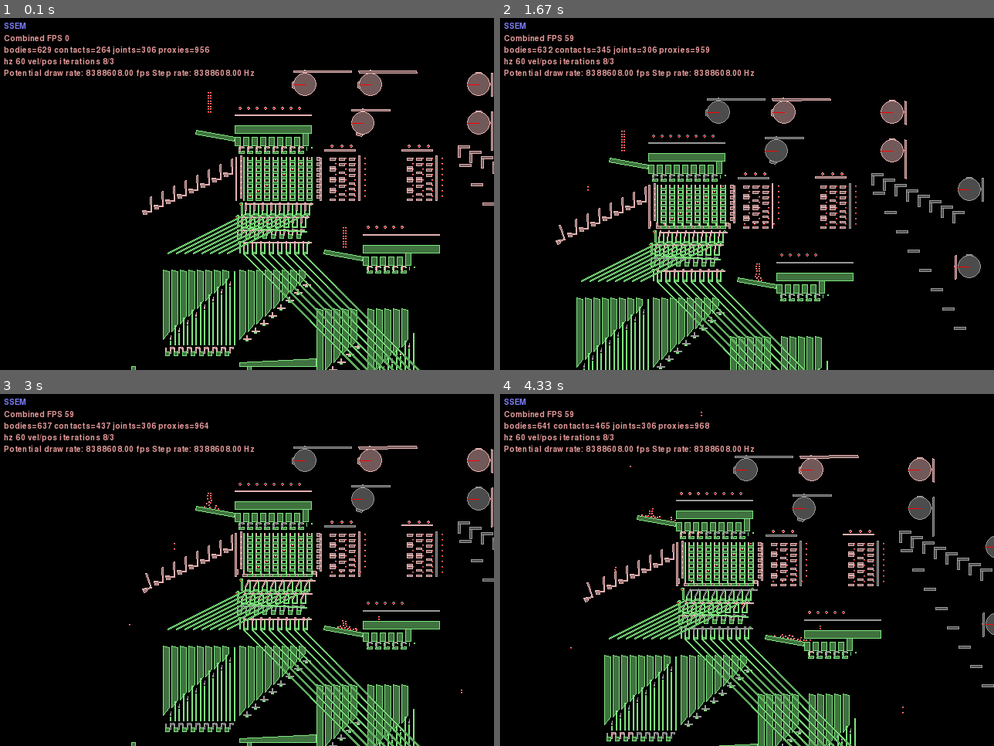
Above: before the commit, frames 1-4 (two rows, left to right).
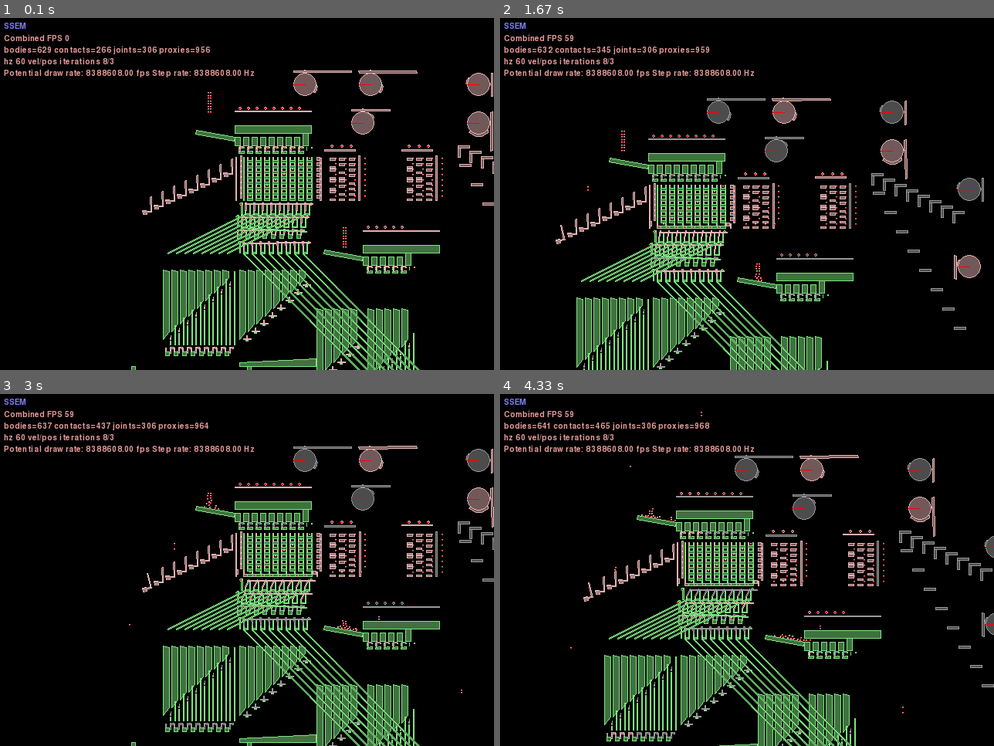
Above: after the commit, the same moments.

Repository: jmacarthur/box2d-ssem
Game: pygame game, started from main.py
Two runs of this game, one before a commit and one after it. Both use one fixed random seed, a clock stepped at 60 frames per second and the inputs below.
Inputs (mouse positions are in pixels of both pictures, inside the frame that each line leads up to):
- Up to frame 1 (0.1 s): no input
- Up to frame 2 (1.67 s): hold Right 0.33-0.8 s; move the mouse to (727, 201) at 0.37 s; hold Up 0.83-1.13 s; move the mouse to (747, 208) at 0.87 s; tap Space at 0.9, 1.23, 1.53 s; hold Right 1.17-1.63 s; move the mouse to (628, 186) at 1.2 s
- Up to frame 3 (3 s): hold Left 1.67-2.2 s; move the mouse to (296, 643) at 1.7 s; tap Space at 1.73, 2.03, 2.3, 2.63, 2.93 s; hold Down 2.23-2.53 s; move the mouse to (93, 647) at 2.27 s; hold Left 2.57-2.97 s; move the mouse to (429, 689) at 2.6 s
- Up to frame 4 (4.33 s): hold Up 3-3.37 s; move the mouse to (806, 594) at 3.03 s; tap Space at 3.07, 3.47, 3.77, 4.13 s; hold Right 3.4-4.03 s; move the mouse to (756, 436) at 3.43 s; hold Down from 4.07 s (still down); move the mouse to (628, 489) at 4.1 s

The runs differ from the first frame. In frame 1, 0.7% of the frame differs, in the area x 21-100%, y 7-65%; in frame 2, 1.1%; in frame 3, 1.1%, in the area x 28-100%, y 15-66%; in frame 4, 1.1%.

Commit message:
Add adjustable cam ridges

Diff:
--- a/main.py
+++ b/main.py
@@ -261,7 +261,7 @@
                                       anchorA=((anchorpos[0]+5)*self.scale,(anchorpos[1]-10)*self.scale),
 	                              anchorB=raiser.worldCenter,
 	                                   collideConnected=False)
-        raiser_bar = self.horizontal_rotating_bar(xpos,ypos+110, pitch*9, attachment_body, support_sep=pitch*8)
+        raiser_bar = self.horizontal_rotating_bar(xpos,ypos+120, pitch*9, attachment_body, support_sep=pitch*8)
 
         for c in range(0,columns+1):
 
@@ -544,18 +544,30 @@
 	                                   collideConnected=False)
 
 
-    def add_cam(self, xpos, ypos, attachment_body, follower_len, phase=0, horizontal=False, reverse_direction=False, axis_offset=0):
+    def add_cam(self, xpos, ypos, attachment_body, follower_len, start=0.5, length=0.1, horizontal=False, reverse_direction=False, axis_offset=0):
         """ Very basic function which just adds a motorised circle with a bump.
         phase is between 0 and 1 and adjusts initial rotation.
         horizontal/vertical: Vertical means the output moves in a vertical direction, which means the follower is on top of the cam.
         reverse_direction puts the cam on the other side and only makes sense for horizontal cams.
         """
-
+        if not horizontal: start -= 0.25
         radius = 30
         disc_fixture = fixtureDef(shape=circleShape(radius=radius, pos=(0,0)),density=1.0,filter=filters[0])
-        bump_polygon = self.translate_points([ (-10,-3), (-7,3), (7, 3), (10,-3) ], 0, radius)
-        bump_polygon = rotate_polygon(bump_polygon, phase*360)
-        bump_fixture = fixtureDef(shape=polygonShape(vertices=bump_polygon),density=1.0,filter=filters[0])
+        ang = start
+        bump_points = [( radius*math.cos(-ang*math.pi*2), radius*math.sin(-ang*math.pi*2)) ]
+        bump_height = radius+3
+        points = 1
+        # Max points in a polygon is 15 at the moment.
+        while ang < (start+length) and points < 15:
+            ang += 0.02
+            bump_points.append( ( bump_height*math.cos(-ang*math.pi*2), bump_height*math.sin(-ang*math.pi*2)) )
+            points += 1
+            if points == 15:
+                print("WARNING: Max points reached in cam bump")
+
+        bump_points.append(( radius*math.cos(-(ang+0.01)*math.pi*2), radius*math.sin(-(ang+0.01)*math.pi*2)))
+        print("Adding bump points: {}".format(bump_points))
+        bump_fixture = fixtureDef(shape=polygonShape(vertices=bump_points),density=1.0,filter=filters[0])
         cam_body = self.add_multifixture([disc_fixture, bump_fixture], xpos, ypos)
         cam_driver = self.revolving_joint(attachment_body, cam_body, (xpos,ypos), motor=0.25, force=50)
         cam_driver.motorSpeed = 0
@@ -638,8 +650,7 @@
 
         # PC injector
         self.pc_injector_cranks = []
-
-        mem_injector_raiser = self.injector(300,-200, groundBody, injector_crank_array=self.pc_injector_cranks, columns=5)
+        pc_injector_raiser = self.injector(300,-200, groundBody, injector_crank_array=self.pc_injector_cranks, columns=5)
         # Initial charge for PC injector
         for r in range(0,8):
             for i in range(0,2):
@@ -677,11 +688,11 @@
         # Cams
 
         # Cam 1: Fires memory injector, reading PC into address reg.
-        follower_body = self.add_cam(300,200, groundBody, 100, phase=0.45)
-        self.distance_joint(follower_body, mem_injector_raiser, follower_body.attachment_point, mem_injector_raiser.attachment_point)
+        follower_body = self.add_cam(300,200, groundBody, 100, start=0.05)
+        self.distance_joint(follower_body, pc_injector_raiser)
 
         # Cam 2: Main memory selector lifter
-        follower_body = self.add_cam(150,300, groundBody, 150, phase=0.25)
+        follower_body = self.add_cam(150,300, groundBody, 150, start=0.25)
         print("Attachemnt point on cam is {}".format(follower_body.attachment_point))
         self.distance_joint(follower_body, memory_selector_holdoff)
 
@@ -690,7 +701,7 @@
         self.distance_joint(follower_body, self.memory_returning_gate)
 
         # Cam 4: Memory holdoff
-        follower_body = self.add_cam(600,200, groundBody, 100, horizontal=True)
+        follower_body = self.add_cam(600,200, groundBody, 100, horizontal=True, start=0.1, length=0.3,axis_offset=-1)
         self.distance_joint(follower_body, memory_follower_holdoff)
 
         # Cam 5: Regenerator 1
@@ -702,7 +713,7 @@
         self.distance_joint(follower_body, diverter_3)
 
         # Cam 7: Instruction selector holdoff
-        follower_body = self.add_cam(320,300, groundBody, 150, phase=0.25, axis_offset=-1)
+        follower_body = self.add_cam(320,300, groundBody, 150, start=0.25, axis_offset=-1)
         self.distance_joint(follower_body, instruction_selector_holdoff)
 
 
